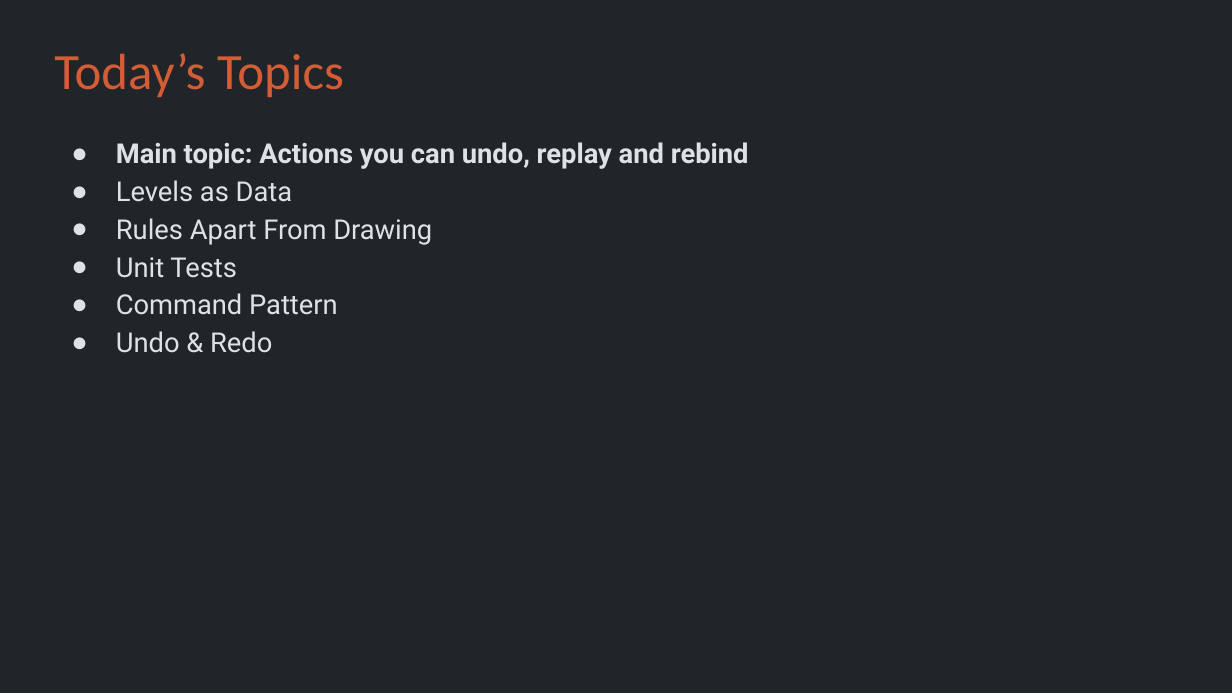
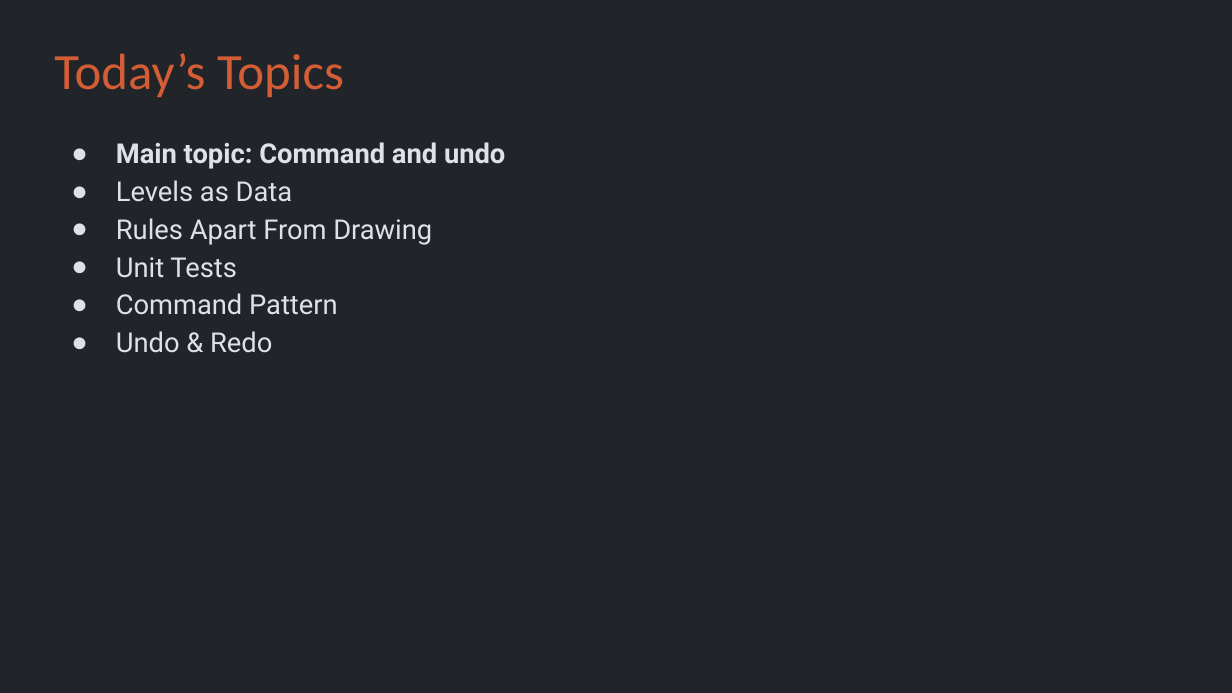
Before and after one commit to Metamate/gar, a slide deck: slide 4 of slides/04 Sokoban.pptx. Drawn at 1232x693 pixels with LibreOffice and Linux fonts; fonts in the diff are those of the drawing. Boxes give left, top, right and bottom in pixels: in the first picture for what was removed or moved away, otherwise in the second. Text is boxed around its words. In the diff, an @@ line names an element or a change of style, - is before the commit and + after.

```diff
--- a/slides/04 Sokoban.pptx
+++ b/slides/04 Sokoban.pptx
@@ text at (x1=116, y1=142, x2=505, y2=169): text changed @@
-● Main topic: Actions you can undo, replay and rebind
+● Main topic: Command and undo
```
Also in this commit, not shown: 14 other files.
